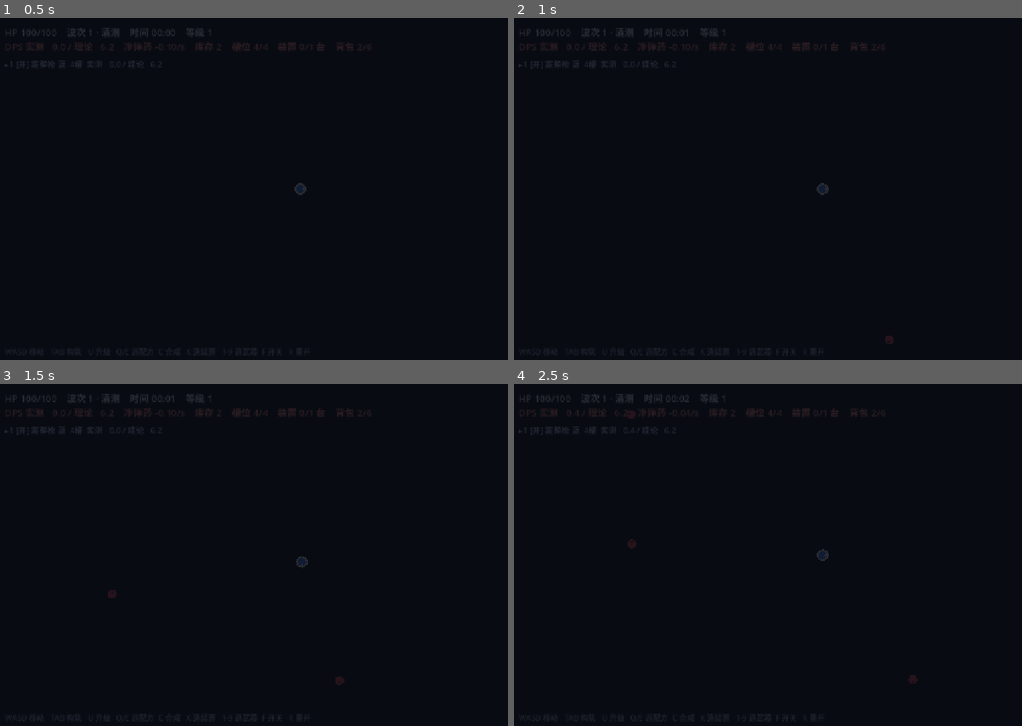
Above: before the commit, frames 1-4 (two rows, left to right).
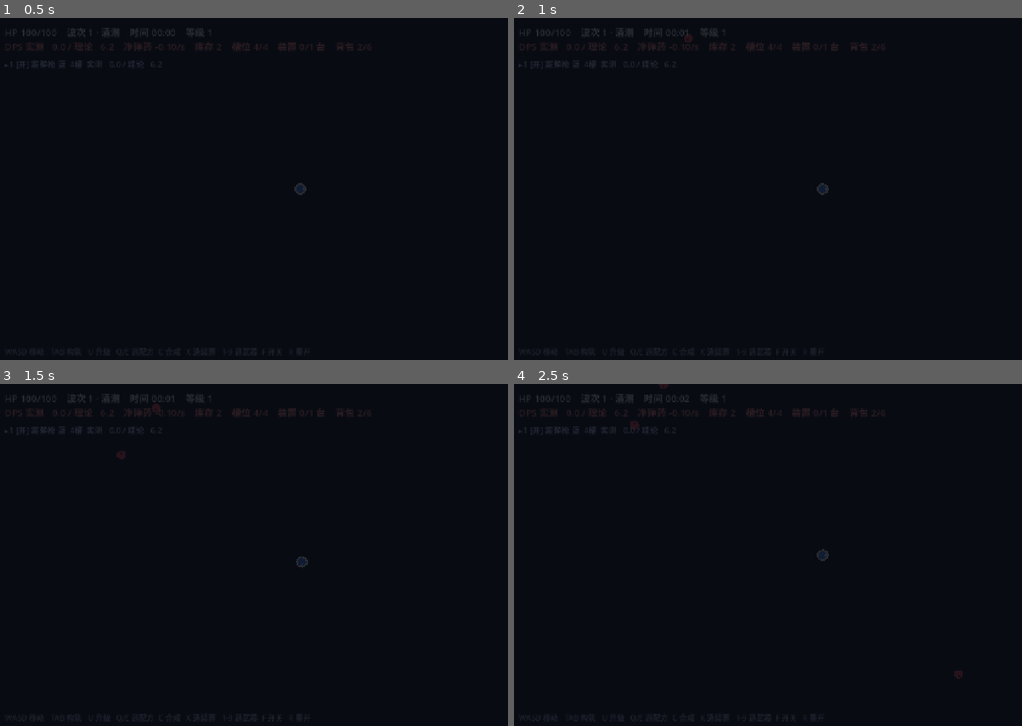
Above: after the commit, the same moments.

Repository: M1suK1/weapon-build-survivor
Game: Godot game, scene res://scenes/main.tscn
Two runs of this game, one before a commit and one after it. Both use one fixed random seed, a clock stepped at 60 frames per second and the inputs below.
Inputs:
- Up to frame 1 (0.5 s): no input
- Up to frame 2 (1 s): tap Enter at 0.5 s; hold D from 0.53 s (still down); tap 1 at 0.6 s
- Up to frame 3 (1.5 s): tap Space at 1.25 s; release D at 1.28 s; hold S from 1.28 s (still down); tap 4 at 1.35 s
- Up to frame 4 (2.5 s): tap Enter at 2 s; release S at 2.03 s; hold D from 2.03 s (still down); tap T at 2.1 s

Frame 1 is identical in both runs. In frame 2, less than 0.1% of the frame differs, in the area x 33-75%, y 4-96%; in frame 3, 0.1%; in frame 4, 0.2%, in the area x 12-89%, y 0-88%.

Commit message:
feat(stage G): 插槽网络随机生成（基础网络积木 + 旋转镜像 + 密堆/留缝）

Diff:
--- a/scripts/game.gd
+++ b/scripts/game.gd
@@ -550,6 +550,10 @@
 		bt_set = true
 		_set_quality(5)
 		weapon["mul"] = 1.0  # 把武器倍率钉成 1.0，否则随机开局的霰弹枪 1.11 会让自检数字飘
+		# 布局改成随机的了，但自检要的是固定 2×3，否则期望值对不上
+		weapon["layout"] = (LAYOUTS[5] as Array).duplicate()
+		while (weapon["slots"] as Array).size() < 6:
+			weapon["slots"].append(null)
 		weapon.interval = 1.0 if demo_board else 999.0  # 自检时不开火，排除弹药消耗的干扰
 		weapon.slots[0] = _new_module("reson")  # 共振（邻 1 共振、3 基础）
 		weapon.slots[1] = _new_module("reson")  # 共振（邻 0 共振、2 增幅、4 加法）
@@ -762,11 +766,94 @@
 	return w
 
 
+## 布局生成：以基础网络（二连/折角/T/方形/十字）为积木，随机旋转镜像后拼到已有格子上。
+## 返回的格子永远连通（因为每块都贴着既有格子放），所以「插槽网络」不会出现孤岛。
+func _gen_layout(n: int) -> Array:
+	if n <= 2:
+		return [Vector2i(0, 0), Vector2i(1, 0)].slice(0, n)
+	var cells: Array = [Vector2i(0, 0)]
+	var compact := rng.randf() < 0.6  # 60% 密堆（枢纽集中），40% 留缝（多个小岛）
+	var guard := 0
+	while cells.size() < n and guard < 400:
+		guard += 1
+		var want := mini(n - cells.size(), rng.randi_range(2, 3))
+		var piece: Array = _roll_piece(want)
+		var placed := false
+		for attempt in 12:
+			# 选一个锚点格子，把积木贴到它的空邻居上
+			var anchor: Vector2i = cells[rng.randi_range(0, cells.size() - 1)]
+			var dirs: Array = [Vector2i(1, 0), Vector2i(-1, 0), Vector2i(0, 1), Vector2i(0, -1)]
+			var off: Vector2i = dirs[rng.randi_range(0, 3)]
+			var ghost: Array = []
+			for c in piece:
+				ghost.append(anchor + off * (2 if not compact else 1) + c)
+			var ok := cells.size() + ghost.size() <= n
+			for g in ghost:
+				if not ok:
+					break
+				if g in cells:
+					ok = false
+				if compact and not ok:
+					break
+			if not ok:
+				continue
+			if compact:
+				# 密堆要求至少一个格子与已有格子相邻（保证连通且紧凑）
+				var touch := false
+				for g in ghost:
+					for c2 in cells:
+						if absi(g.x - c2.x) + absi(g.y - c2.y) == 1:
+							touch = true
+				if not touch:
+					continue
+			cells.append_array(ghost)
+			placed = true
+			break
+		if not placed:
+			# 兜底：往任意空格补一格
+			for attempt2 in 40:
+				var a2: Vector2i = cells[rng.randi_range(0, cells.size() - 1)]
+				var dirs2: Array = [Vector2i(1, 0), Vector2i(-1, 0), Vector2i(0, 1), Vector2i(0, -1)]
+				var d2: Vector2i = dirs2[rng.randi_range(0, 3)]
+				var cand: Vector2i = a2 + d2
+				if not (cand in cells):
+					cells.append(cand)
+					break
+	# 平移到左上角从 (0,0) 开始，方便画
+	var minx := 999
+	var miny := 999
+	for c in cells:
+		minx = mini(minx, c.x)
+		miny = mini(miny, c.y)
+	var out: Array = []
+	for c in cells:
+		out.append(Vector2i(c.x - minx, c.y - miny))
+	out.sort_custom(func(a, b): return a.y * 100 + a.x < b.y * 100 + b.x)
+	return out
+
+
+## 从基础网络里抽一块（随机旋转 / 镜像）
+func _roll_piece(want: int) -> Array:
+	var base: Array
+	match want:
+		2: base = [Vector2i(0, 0), Vector2i(1, 0)]
+		_: base = [Vector2i(0, 0), Vector2i(1, 0), Vector2i(1, 1)]
+	var rot := rng.randi_range(0, 3)
+	var mir := rng.randi_range(0, 1)
+	var out: Array = []
+	for c in base:
+		var p := Vector2i(c.x, c.y)
+		if mir == 1:
+			p.x = -p.x
+		for r in rot:
+			p = Vector2i(-p.y, p.x)
+		out.append(p)
+	return out
 func _set_quality_of(w: Dictionary, q: int) -> void:
 	q = clampi(q, 1, 5)
 	w["quality"] = q
 	w["base"] = float(QUALITY_BASE[q])
-	w["layout"] = (LAYOUTS[q] as Array).duplicate()
+	w["layout"] = _gen_layout(int(LAYOUTS[q].size()))
 	var slots: Array = w["slots"]
 	while slots.size() < w["layout"].size():
 		slots.append(null)
Binary file added: docs/screenshots/layout.png
